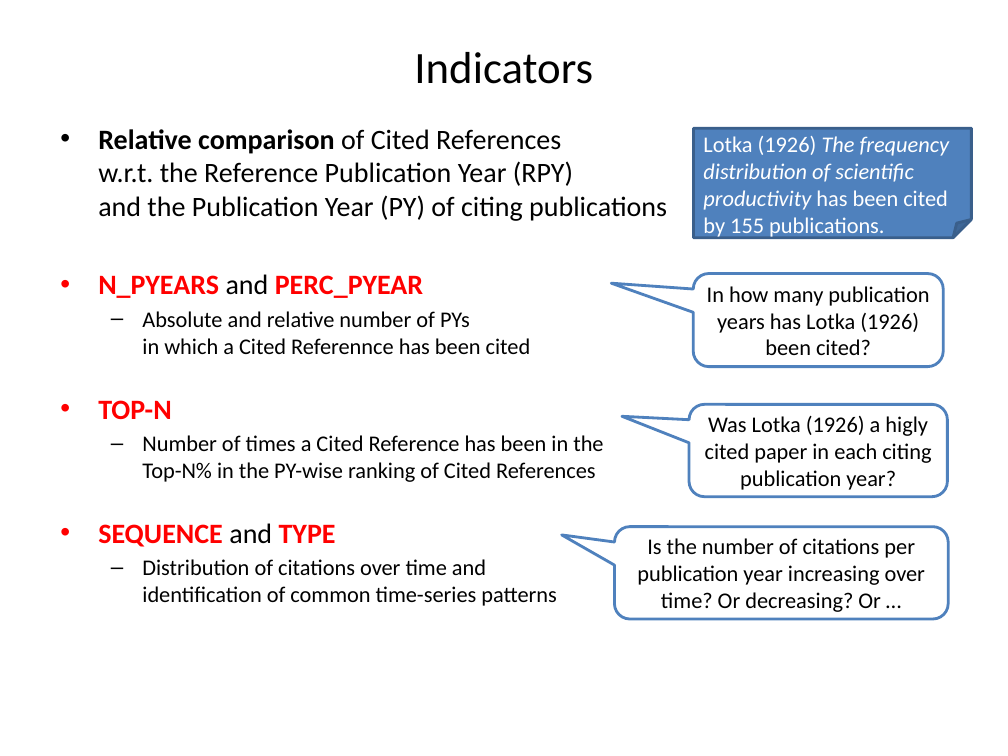
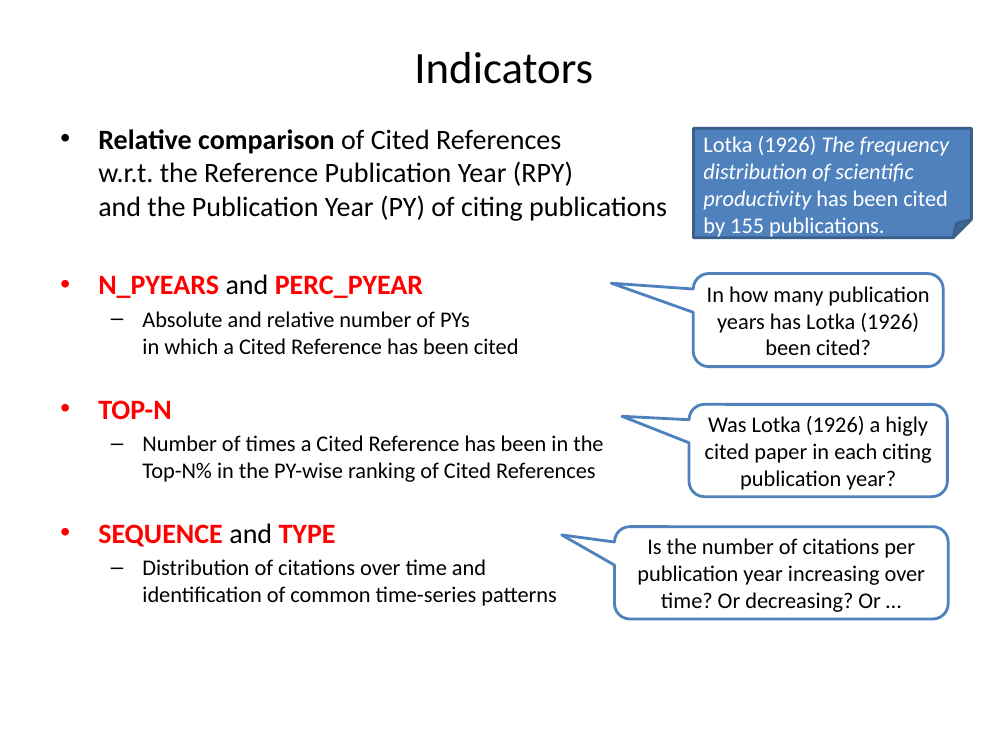
Before and after one commit to andreas-thor/cre, a slide deck: slide 9 of docs/slides/cre_overview.pptx (slide 10 before the commit). Drawn at 1008x756 pixels with LibreOffice and Linux fonts; fonts in the diff are those of the drawing. Boxes give left, top, right and bottom in pixels: in the first picture for what was removed or moved away, otherwise in the second. Text is boxed around its words. In the diff, an @@ line names an element or a change of style, - is before the commit and + after.

```diff
--- a/docs/slides/cre_overview.pptx
+++ b/docs/slides/cre_overview.pptx
@@ text at (142,311,519,354): text changed @@
-  – Absolute and relative number of PYs
-    in which a Cited Referennce has been cited
+  – Absolute and relative number of PYs
+    in which a Cited Reference has been cited
```
Also in this commit, not shown: 7 other slides changed, 2 slides added, 3 slides removed.
